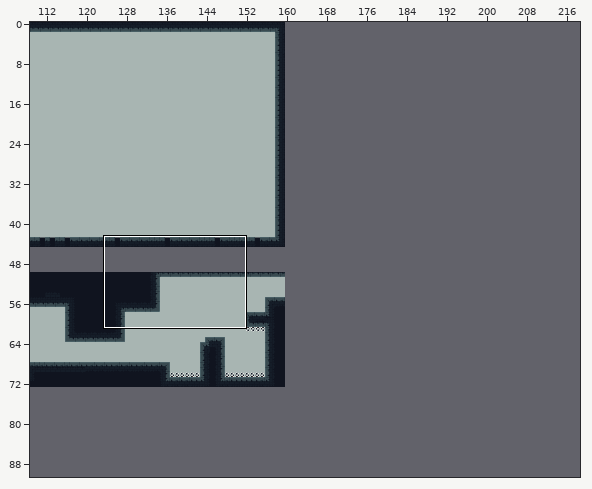
Two versions of a level (Tiled map, assets/newLevels.tmx). Above: a wide view before the commit, with the close-up outlined.
Close-up. Before the commit:
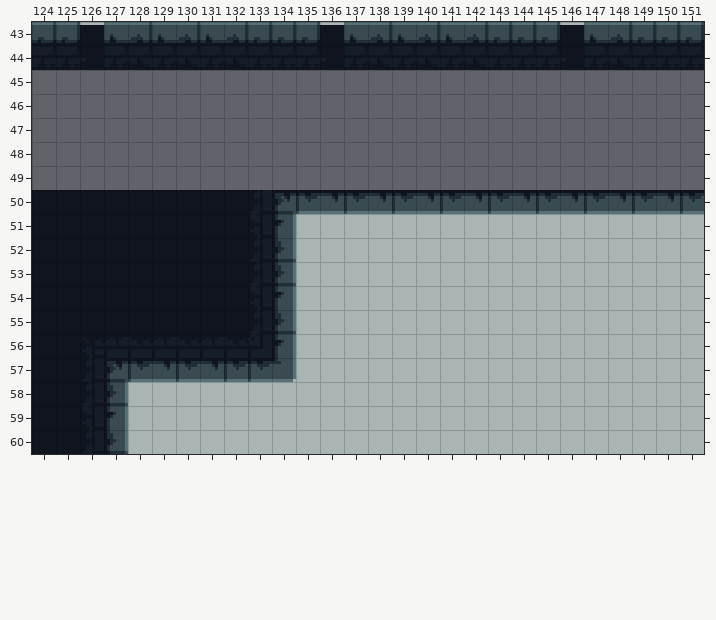
Cells are 8x8 px. Shown: x 124..151, y 43..60. The commit also changed other parts of the map, which this record leaves out.
Now the later version:
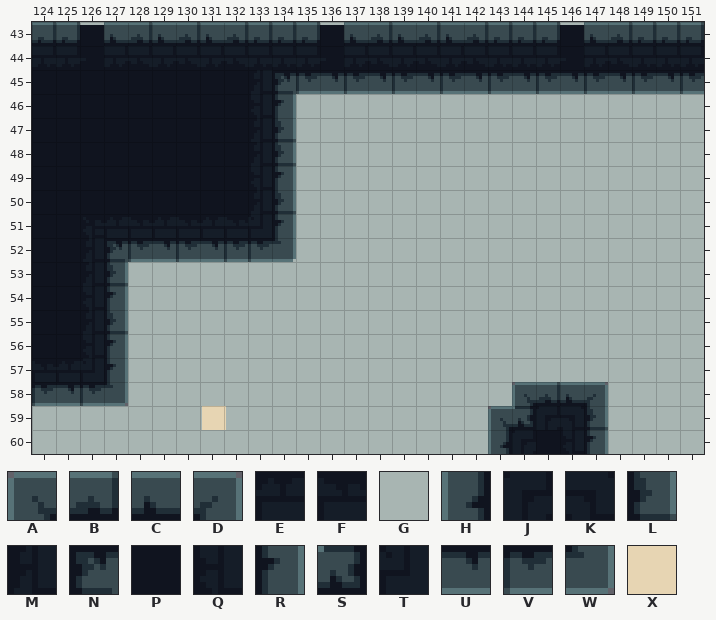
Key: from "tileset": A 0, B 1, C 4, D 5, E 7, F 8, G 12, H 32, J 33, K 36, L 37, M 38, N 39, P 66, Q 68, R 69, S 72, T 132, U 161, V 162, W 165, X 199.
_ is an empty cell.
Objects are placed by their top-left corner, in cells (3,4 is the top-left corner of cell 3,4); size is 1x1 cell unless given.
The exact change:
Layer "bg":
There is now tile G in rows 46 to 50 at x 135 to 151; in rows 59 to 60 at x 124 to 127.
The author cleared tile G in row 58 at x 144 to 147; in rows 59 to 60 at x 143 to 147.
Layer "ground":
There is now tile A in row 58 at x 144; in row 59 at x 143.
There is now tile B in row 58 at x 145.
There is now tile C in row 58 at x 146.
There is now tile D in row 58 at x 147.
There is now tile H in row 60 at x 143.
There is now tile J in row 59 at x 145; in row 60 at x 144.
There is now tile K in row 59 at x 146.
The edit turns tile N into tile L in row 50 at x 134.
The edit turns tile P into tile L in row 53 at x 127; in row 55 at x 127.
There is now tile L in rows 47 to 48 at x 134; in row 59 at x 147.
There is now tile M in row 45 at x 133; in rows 47 to 48 at x 133.
The edit turns tile P into tile N in row 52 at x 127.
There is now tile N in row 45 at x 134.
There is now tile P in rows 45 to 49 at x 124 to 132; in row 60 at x 145.
There is now tile Q in row 46 at x 133; in row 49 at x 133; in row 60 at x 146.
The edit turns tile E into tile R in row 56 at x 127.
The edit turns tile N into tile R in row 57 at x 127.
The edit turns tile P into tile R in row 54 at x 127.
There is now tile R in row 46 at x 134; in row 49 at x 134; in row 60 at x 147.
There is now tile S in row 59 at x 144.
The edit turns tile P into tile U in row 52 at x 129 and 131; in row 58 at x 125.
There is now tile U in row 45 at x 136, 138, 140, 142, 144, 146, 148 and 150.
The edit turns tile M into tile V in row 52 at x 133; in row 58 at x 126.
The edit turns tile P into tile V in row 52 at x 128, 130 and 132; in row 58 at x 124.
There is now tile V in row 45 at x 135, 137, 139, 141, 143, 145, 147, 149 and 151.
The edit turns tile L into tile W in row 52 at x 134; in row 58 at x 127.
The author cleared tile E in row 56 at x 129 and 131.
The author cleared tile F in row 56 at x 128, 130 and 132.
The author cleared tile L in row 53 at x 134; in row 55 at x 134; in row 60 at x 127.
The author cleared tile M in row 53 at x 133; in row 55 at x 133; in row 60 at x 126.
The author cleared tile P in rows 53 to 55 at x 128 to 132; in rows 59 to 60 at x 124 to 125.
The author cleared tile Q in row 54 at x 133; in row 59 at x 126.
The author cleared tile R in row 54 at x 134; in row 56 at x 134; in row 59 at x 127.
The author cleared tile T in row 56 at x 133.
The author cleared tile U in row 50 at x 136, 138, 140, 142, 144, 146, 148 and 150; in row 57 at x 129 and 131.
The author cleared tile V in row 50 at x 135, 137, 139, 141, 143, 145, 147, 149 and 151; in row 57 at x 128, 130 and 132 to 133.
The author cleared tile W in row 57 at x 134.
Layer "interactables":
A new object: X at 131.1,59.
Where, in picture pixels (left, top, right, bottom), the same in both close-ups:
changed: (32, 70, 704, 214)
changed: (32, 238, 296, 454)
changed: (488, 382, 608, 454)
